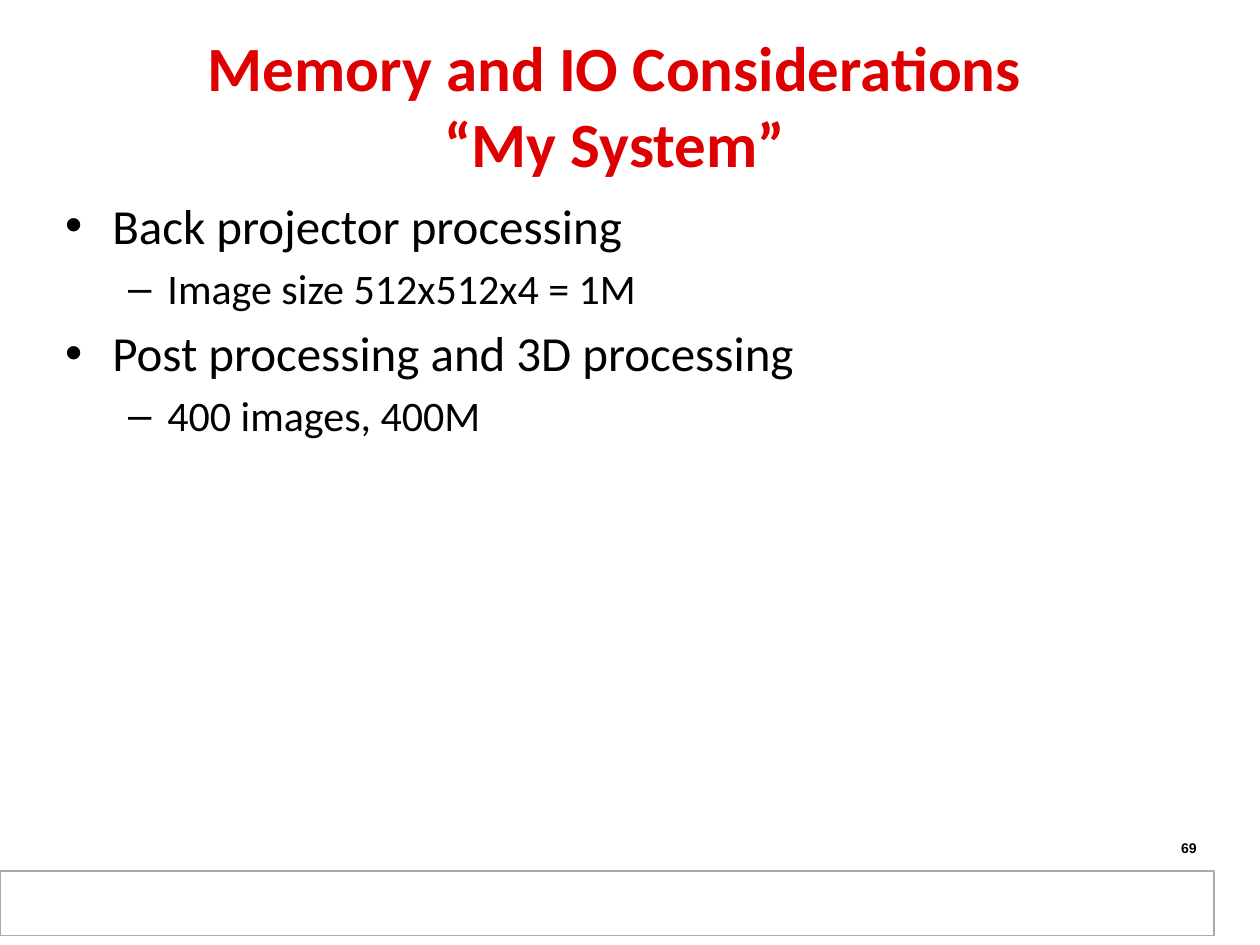
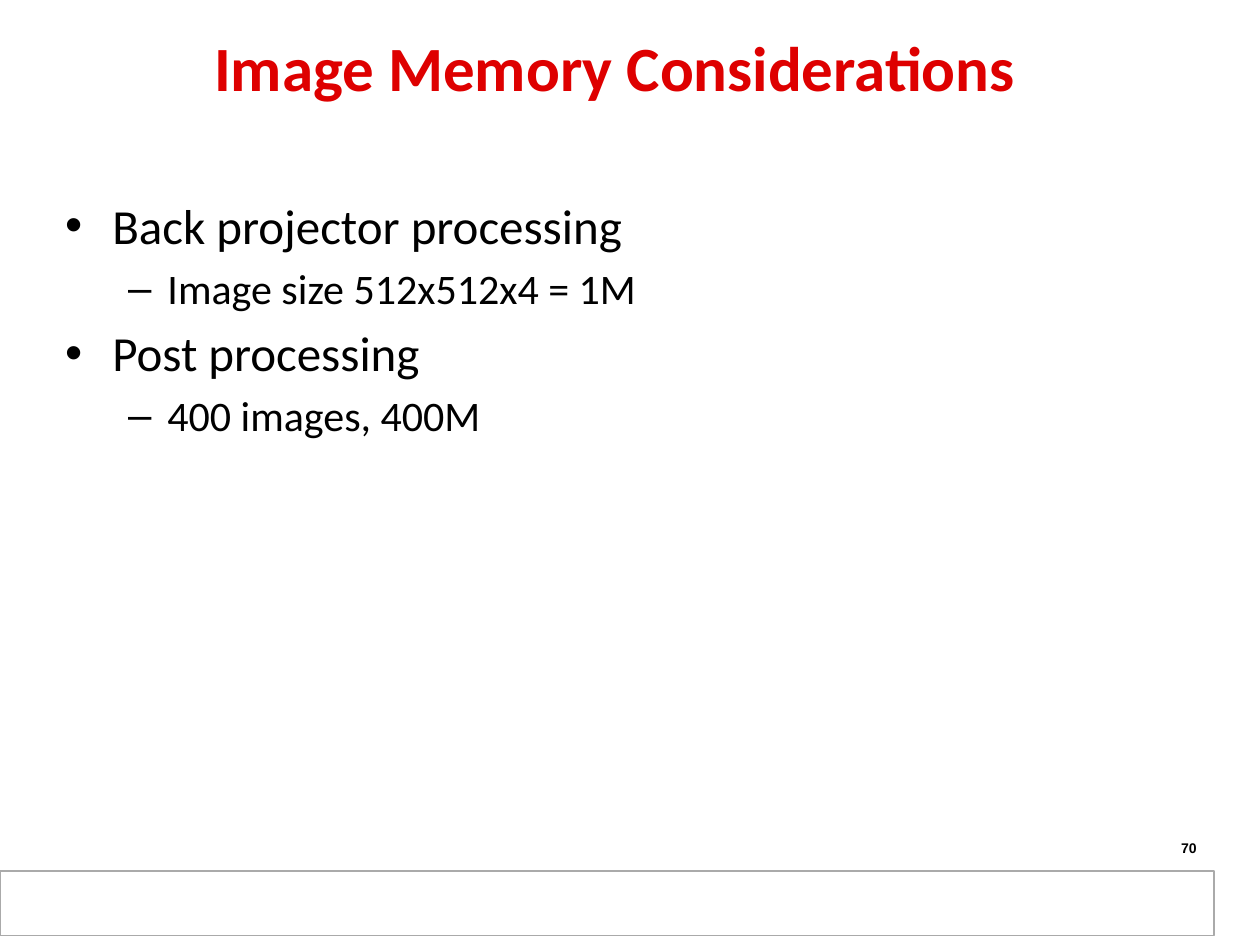
Before and after one commit to hari1989/keystone-workshop, a slide deck: slide 70 of slides/KeyStone Multicore Design.pptx (slide 69 before the commit). Drawn at 1260x945 pixels with LibreOffice and Linux fonts; fonts in the diff are those of the drawing; background and template pictures are left out. Boxes give left, top, right and bottom in pixels: in the first picture for what was removed or moved away, otherwise in the second. Text is boxed around its words. In the diff, an @@ line names an element or a change of style, - is before the commit and + after.

```diff
--- a/slides/KeyStone Multicore Design.pptx
+++ b/slides/KeyStone Multicore Design.pptx
@@ title at bbox=[214, 46, 1015, 102]: text changed @@
-Memory and IO Considerations
-“My System”
+Image Memory Considerations
@@ text at bbox=[112, 337, 419, 380]: text changed @@
-• Post processing and 3D processing
+• Post processing
@@ page number at bbox=[1181, 843, 1197, 853]: text changed @@
-69
+70
```
Also in this commit, not shown: 10 other slides changed, 5 slides added, 1 slide removed.
